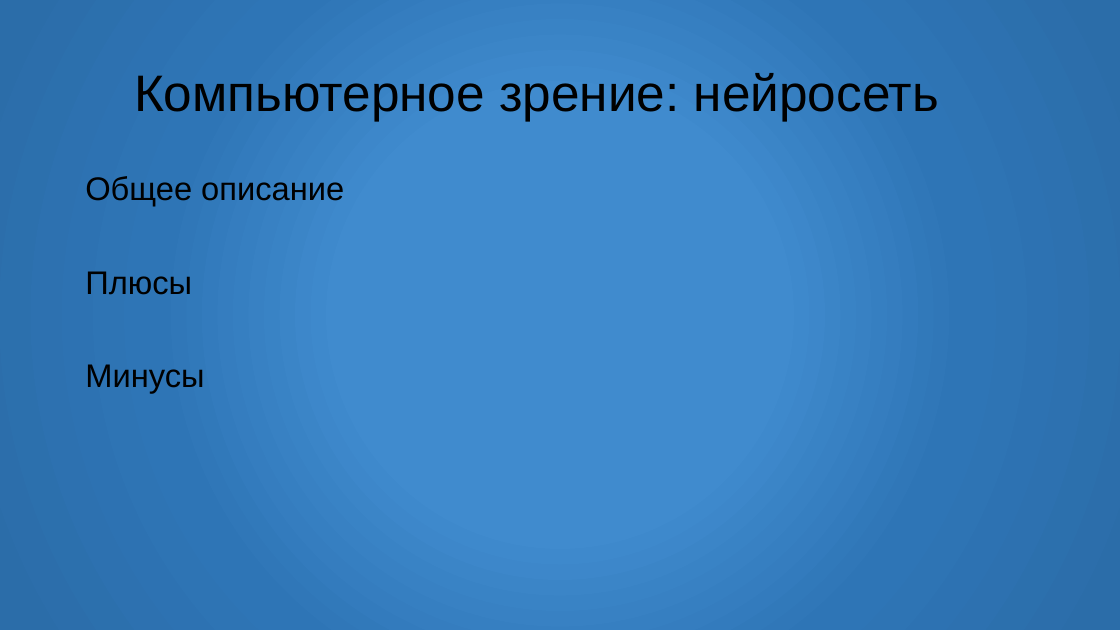
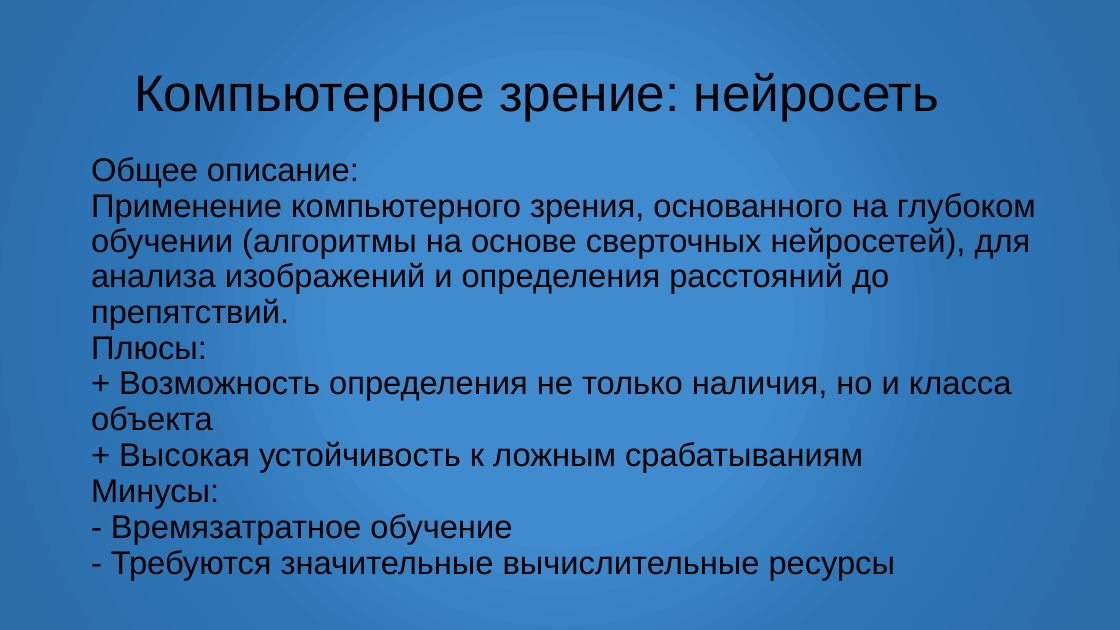
Before and after one commit to Ahimenes17/Airton-2024.10, a slide deck: slide 6 of Мастера Воздушного Кода.pptx. Drawn at 1120x630 pixels with LibreOffice and Linux fonts; fonts in the diff are those of the drawing; background and template pictures are left out. Boxes give left, top, right and bottom in pixels: in the first picture for what was removed or moved away, otherwise in the second. Text is boxed around its words. In the diff, an @@ line names an element or a change of style, - is before the commit and + after.

```diff
--- a/Мастера Воздушного Кода.pptx
+++ b/Мастера Воздушного Кода.pptx
@@ text removed at <box>85,176,344,393</box> @@
-Общее описание
-Плюсы
-Минусы
@@ text added at <box>91,157,1036,544</box>, 28 pt, text #000000 @@
+Общее описание:
+Применение компьютерного зрения, основанного на глубоком обучении (алгоритмы на основе сверточных нейросетей), для анализа изображений и определения расстояний до препятствий.
+Плюсы:
++ Возможность определения не только наличия, но и класса объекта
++ Высокая устойчивость к ложным срабатываниям
+Минусы:
+- Времязатратное обучение
+- Требуются значительные вычислительные ресурсы
```
Also in this commit, not shown: 7 other slides changed.
